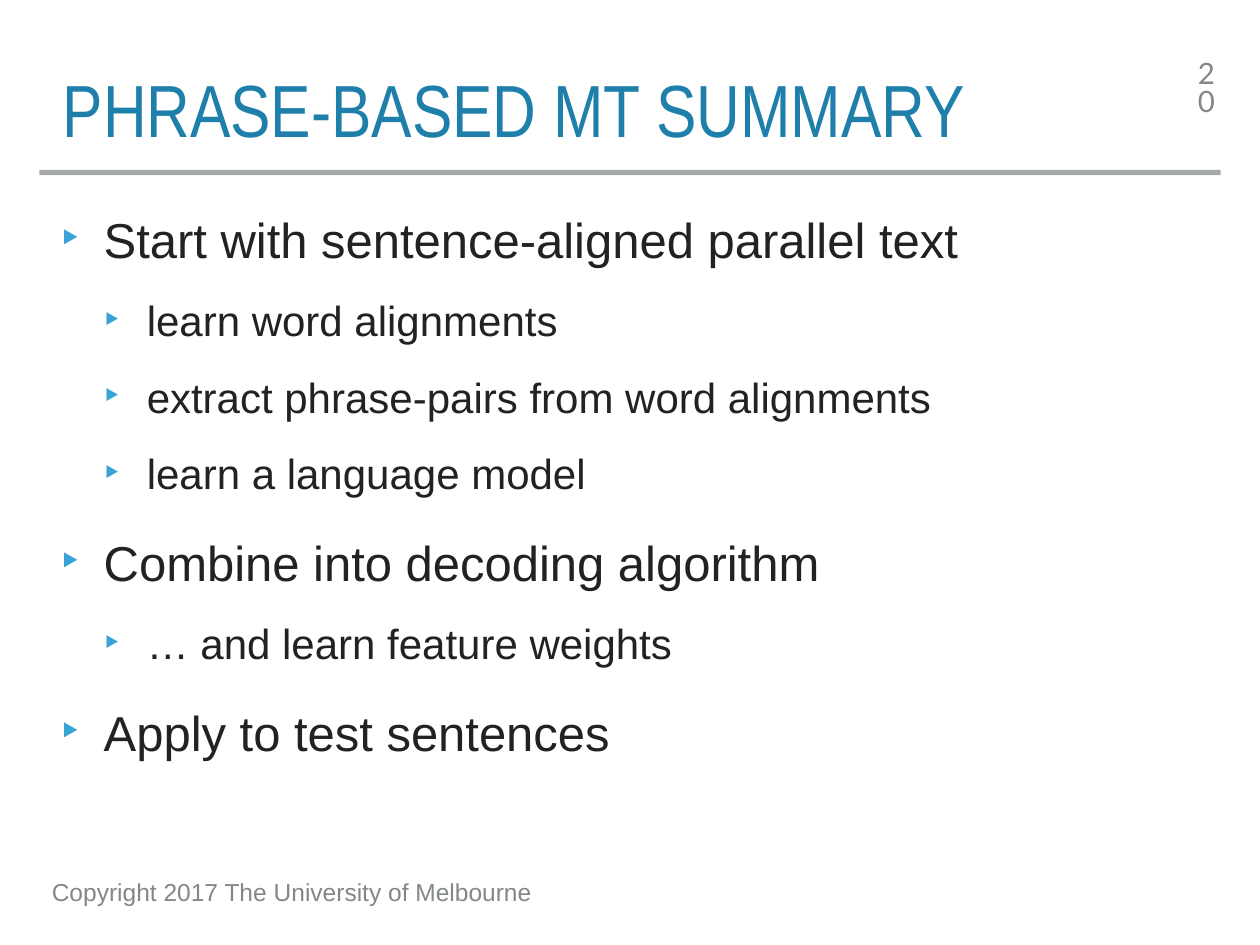
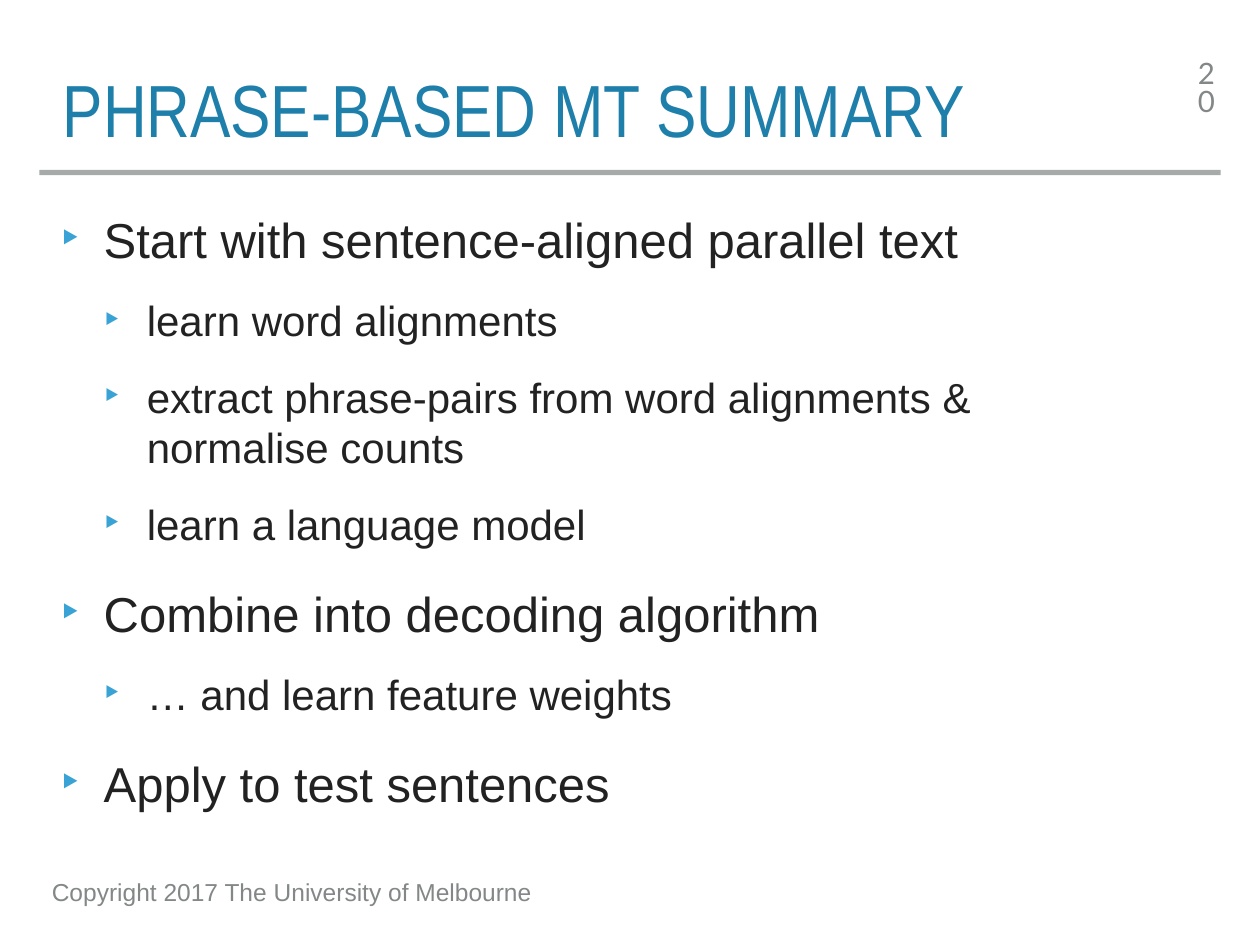
Before and after one commit to trevorcohn/comp90042, a slide deck: slide 20 of slides/WSTA_L21_machine_translation_phrase.pptx. Drawn at 1260x945 pixels with LibreOffice and Linux fonts; fonts in the diff are those of the drawing. Boxes give left, top, right and bottom in pixels: in the first picture for what was removed or moved away, otherwise in the second. Text is boxed around its words. In the diff, an @@ line names an element or a change of style, - is before the commit and + after.

```diff
--- a/slides/WSTA_L21_machine_translation_phrase.pptx
+++ b/slides/WSTA_L21_machine_translation_phrase.pptx
@@ text at [147,382,931,464]: text changed @@
-  ‣ extract phrase-pairs from word alignments
+  ‣ extract phrase-pairs from word alignments &
+    normalise counts
```
Also in this commit, not shown: 3 other slides changed, 1 other file.
